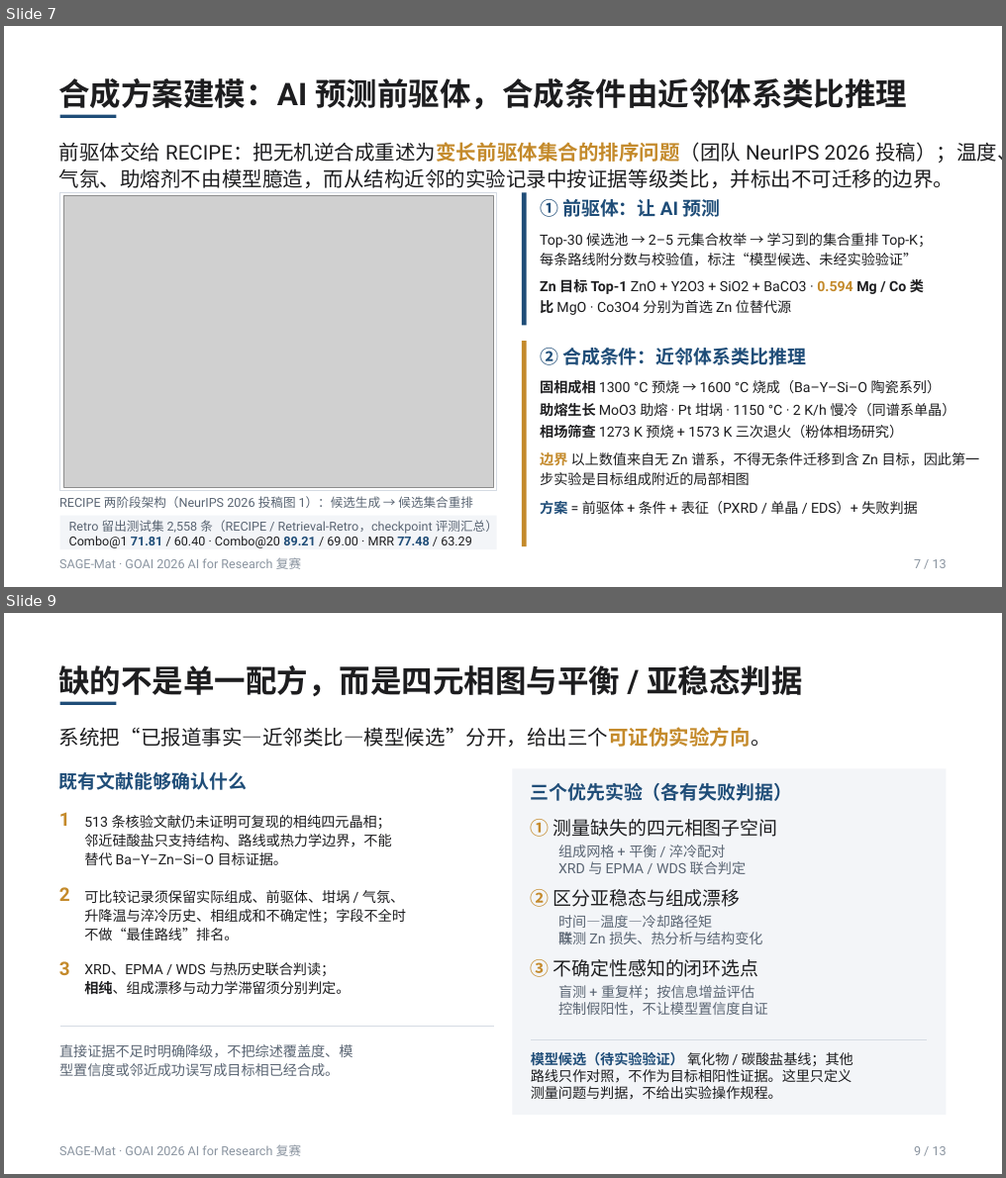
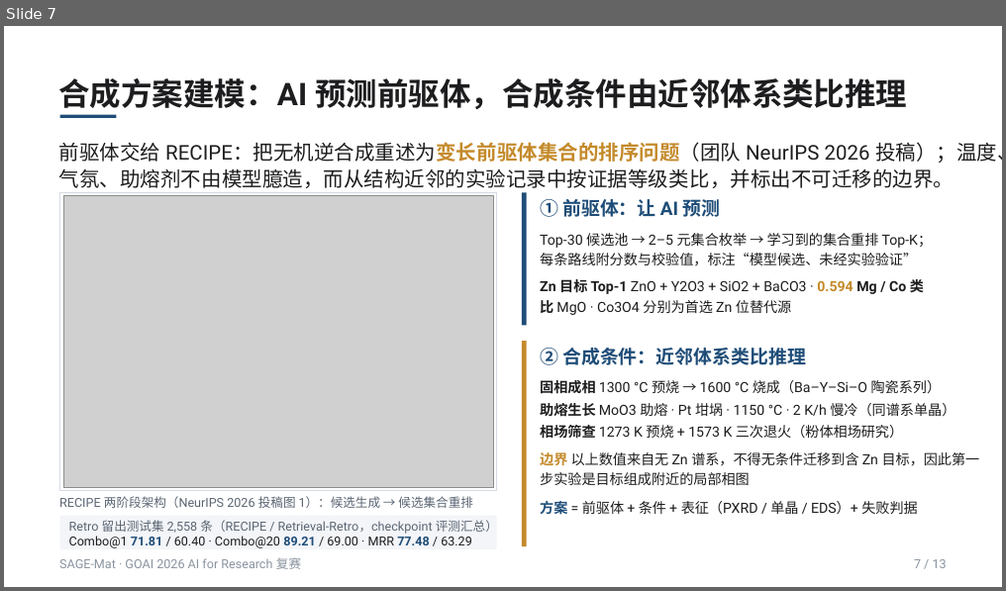
Before and after one commit to asimfish/goai_research, a slide deck: submission/方案说明PPT/SAGE-Mat_复赛方案说明.pptx. Shown one above the other, each under a label of ours: slides 7 and 9 before the commit, slide 7 after it; the slides between them are not shown. The pictures are 1006x1178 and 1006x591 pixels, drawn with LibreOffice and Linux fonts; fonts in the diff are those of the drawing; grey boxes stand for pictures. Boxes give left, top, right and bottom in pixels: in the first picture for what was removed or moved away, otherwise in the second. Text is boxed around its words. In the diff, an @@ line names an element or a change of style, - is before the commit and + after.

```diff
--- a/submission/方案说明PPT/SAGE-Mat_复赛方案说明.pptx
+++ b/submission/方案说明PPT/SAGE-Mat_复赛方案说明.pptx
@@ slide 9 removed at [4,613,1002,1174], background #FFFFFF @@
@@ text removed at [58,665,802,696] @@
-缺的不是单一配方，而是四元相图与平衡 / 亚稳态判据
@@ text removed at [59,727,771,747] @@
-系统把“已报道事实—近邻类比—模型候选”分开，给出三个可证伪实验方向。
@@ rectangle removed at [60,702,116,705] @@
@@ group removed at [59,772,494,1076]: 9 texts, 1 freeform shape @@
-既有文献能够确认什么
-1
-513 条核验文献仍未证明可复现的相纯四元晶相；邻近硅酸盐只支持结构、路线或热力学边界，不能替代 Ba–Y–Zn–Si–O 目标证据。
-2
-可比较记录须保留实际组成、前驱体、坩埚 / 气氛、升降温与淬冷历史、相组成和不确定性；字段不全时不做“最佳路线”排名。
-3
-XRD、EPMA / WDS 与热历史联合判读；
-相纯、组成漂移与动力学滞留须分别判定。
-直接证据不足时明确降级，不把综述覆盖度、模型置信度或邻近成功误写成目标相已经合成。
@@ group removed at [512,768,945,1115]: 11 texts, 1 rectangle, 1 freeform shape @@
-三个优先实验（各有失败判据）
-① 测量缺失的四元相图子空间
-组成网格 + 平衡 / 淬冷配对
-XRD 与 EPMA / WDS 联合判定
-② 区分亚稳态与组成漂移
-时间—温度—冷却路径矩阵
-联测 Zn 损失、热分析与结构变化
-③ 不确定性感知的闭环选点
-盲测 + 重复样；按信息增益评估
-控制假阳性，不让模型置信度自证
-模型候选（待实验验证） 氧化物 / 碳酸盐基线；其他路线只作对照，不作为目标相阳性证据。这里只定义测量问题与判据，不给出实验操作规程。
@@ text removed at [59,1146,301,1157] @@
-SAGE-Mat · GOAI 2026 AI for Research 复赛
@@ text removed at [914,1147,946,1156] @@
-9 / 13
```
Also in this commit, not shown: 5 slides changed, 3 slides added, 2 other slides removed, 22 other files.
